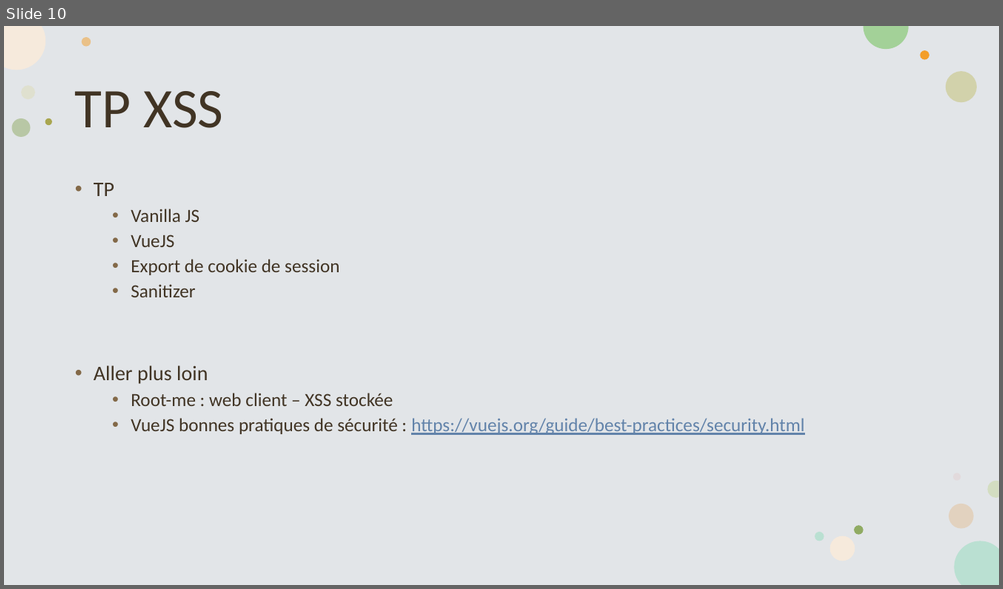
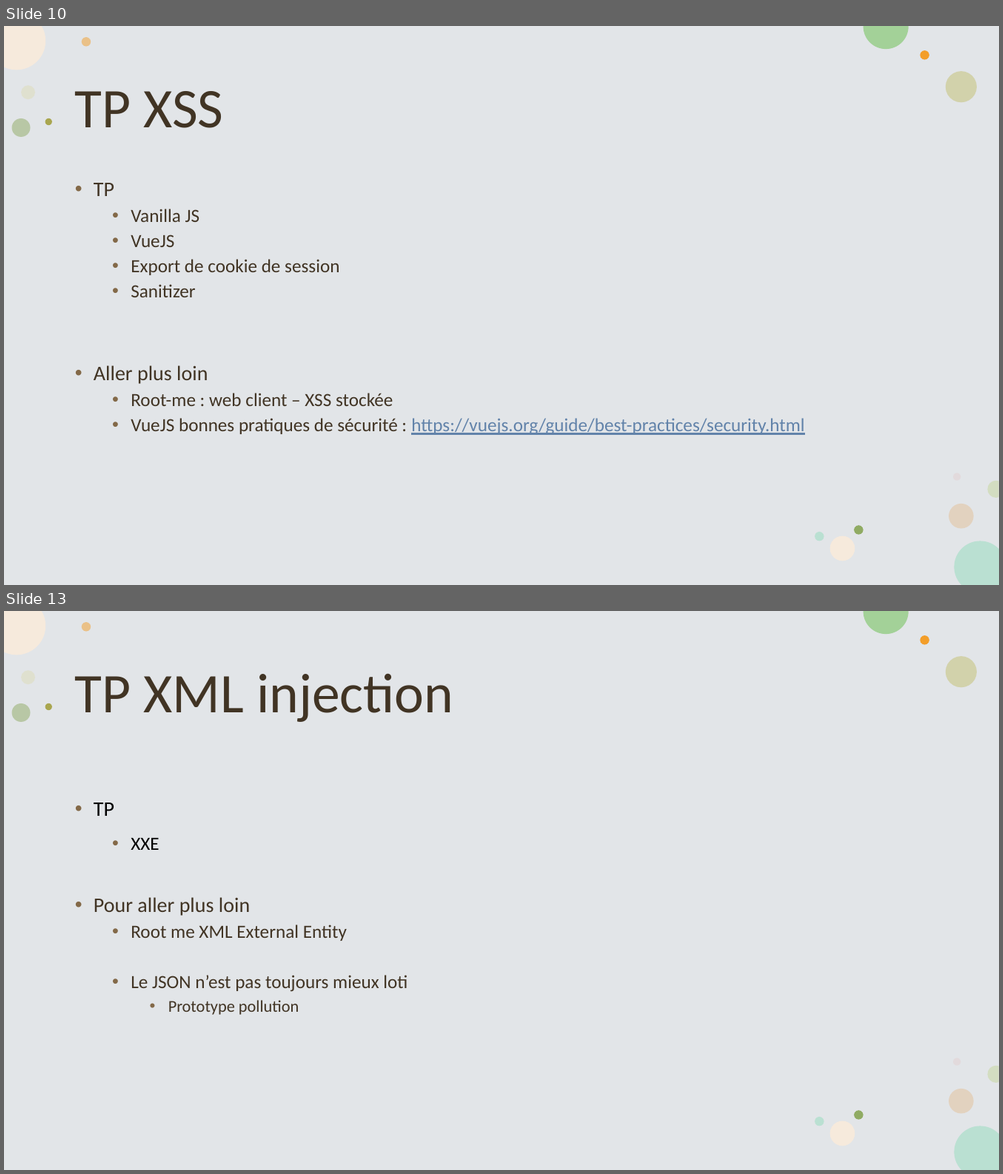
Before and after one commit to vdechef/secdev, a slide deck: Sécurité dans les développements.pptx. Shown one above the other, each under a label of ours: slide 10 before the commit, slides 10 and 13 after it; the slides between them are not shown. The pictures are 1003x589 and 1003x1174 pixels, drawn with LibreOffice and Linux fonts; fonts in the diff are those of the drawing. Boxes give left, top, right and bottom in pixels: in the first picture for what was removed or moved away, otherwise in the second. Text is boxed around its words. In the diff, an @@ line names an element or a change of style, - is before the commit and + after.

```diff
--- a/Sécurité dans les développements.pptx
+++ b/Sécurité dans les développements.pptx
@@ slide 13 added at [4, 611, 999, 1170], background #FFFFFF; not listed: 16 template elements that a slide beside it also shows @@
@@ title added at [75, 673, 453, 722], 54 pt, text #413424 @@
+TP XML injection
@@ text added at [94, 803, 407, 1015], 18 pt, text #413424 @@
+• TP
+  • XXE
+• Pour aller plus loin
+  • Root me XML External Entity
+  • Le JSON n’est pas toujours mieux loti
+    • Prototype pollution
```
Also in this commit, not shown: 1 slide changed, 3 other slides added.
